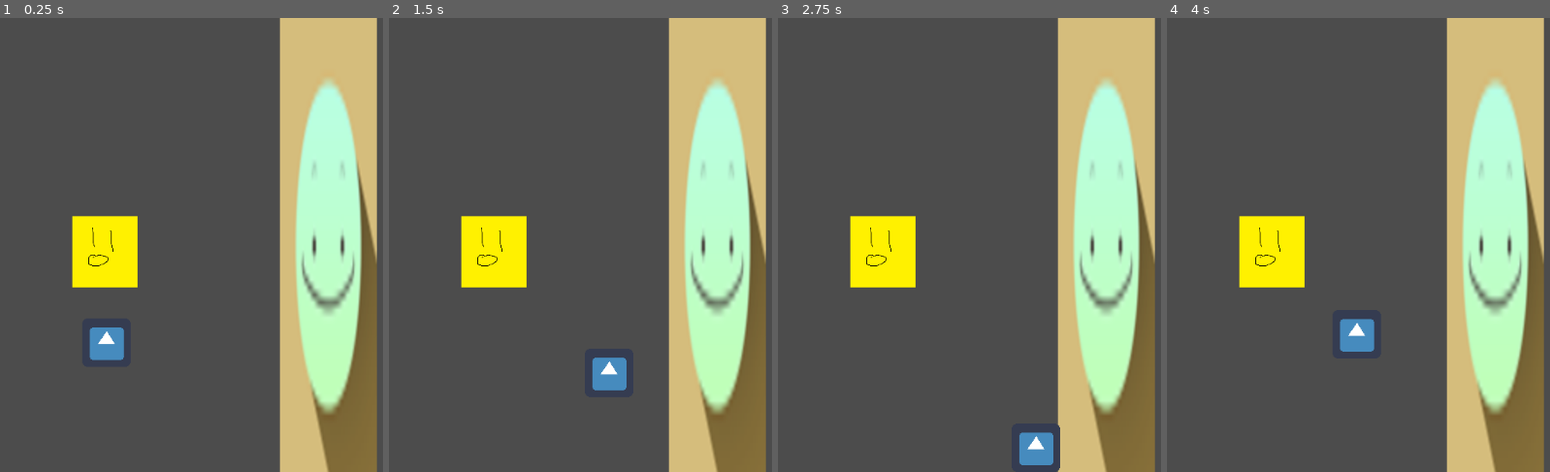
Above: before the commit, frames 1-4 (left to right).
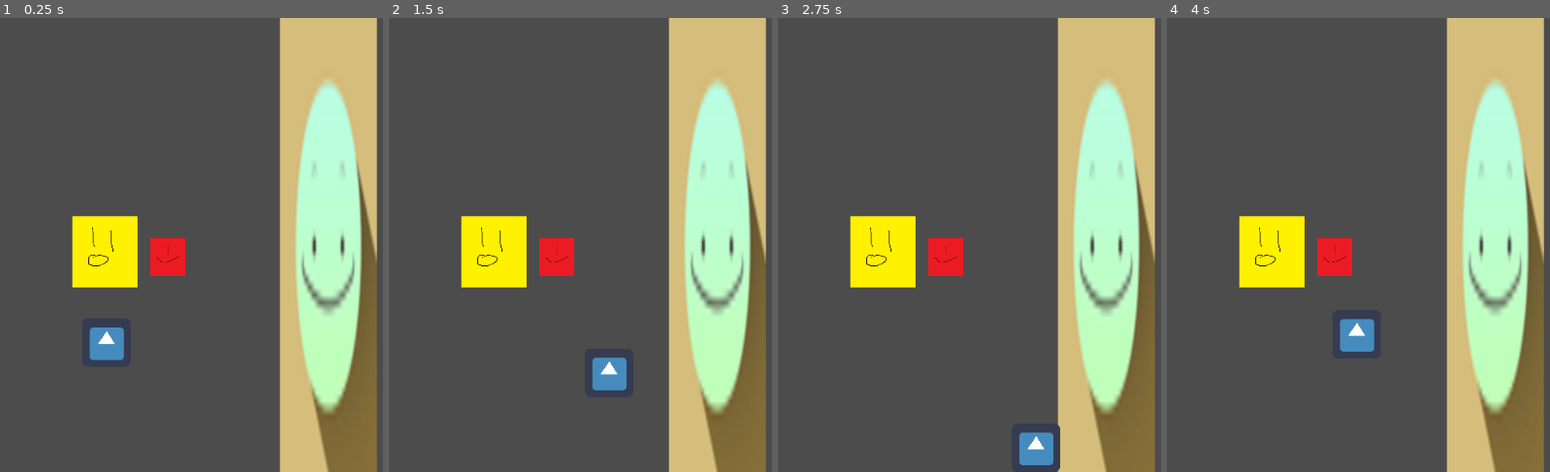
Above: after the commit, the same moments.

Repository: Lucianono/DinerWithMonster
Game: Godot game, scene res://on-site.tscn
The game is run twice, just before and just after one commit, with the same random seed, the same clock (stepped at 60 frames per second) and the same inputs. The engine's default icon, where the game draws it, is replaced by a stand-in: a white triangle on a blue panel in a dark square.
Inputs:
- Up to frame 1 (0.25 s): no input
- Up to frame 2 (1.5 s): tap Enter at 0.5 s; hold Right (ui_right) 0.53-1.28 s; hold Down (ui_down) from 1.28 s (still down)
- Up to frame 3 (2.75 s): release Down (ui_down) at 2.03 s; hold Right (ui_right) from 2.03 s (still down)
- Up to frame 4 (4 s): tap Space at 2.75 s; release Right (ui_right) at 2.78 s; hold Up (ui_up) 2.78-3.53 s; hold Left (ui_left) from 3.53 s (still down)

The runs differ from the first frame. In frame 1, 0.8% of the frame differs, in the area x 39-49%, y 48-57%; in frame 2, 0.8%; in frame 3, 0.8%; in frame 4, 0.8%.
Error after the commit: Attempt to call function 'connect' in base 'null instance' on a null instance. (res://on-site.gd:7)

Commit message:
signal and connect added (not working)
>:((((

Diff:
--- a/egg-coop.gd
+++ b/egg-coop.gd
@@ -1,5 +1,6 @@
 extends StaticBody2D
 
+signal coop_entered
 
 func _ready():
 	pass
@@ -7,4 +8,6 @@
 
 func _on_Area2D_area_entered(area):
 	if(area.get_name() == "caldo-area"):
+		emit_signal("coop_entered")
+
 		print(area.get_name())
--- /dev/null
+++ b/ingredient-entity.tscn
@@ -0,0 +1,15 @@
+[gd_scene load_steps=3 format=2]
+
+[ext_resource path="res://a2.png" type="Texture" id=1]
+
+[sub_resource type="RectangleShape2D" id=1]
+extents = Vector2( 23, 25 )
+
+[node name="ingredient-drop" type="Area2D"]
+
+[node name="Sprite" type="Sprite" parent="."]
+scale = Vector2( 0.152318, 0.152318 )
+texture = ExtResource( 1 )
+
+[node name="CollisionShape2D" type="CollisionShape2D" parent="."]
+shape = SubResource( 1 )
--- a/on-site.gd
+++ b/on-site.gd
@@ -1,5 +1,12 @@
 extends Node
 
+onready var ingr_ent = preload("res://ingredient-entity.tscn")
 
 func _ready():
-	pass
+	var ingr = ingr_ent.instance()
+	get_node("Node2D").connect("coop_entered",self,"on_coop_entered")
+	print("ready")
+	on_coop_entered()
+
+func on_coop_entered():
+	print("caldo_entered")
--- a/on-site.tscn
+++ b/on-site.tscn
@@ -1,9 +1,10 @@
-[gd_scene load_steps=5 format=2]
+[gd_scene load_steps=6 format=2]
 
 [ext_resource path="res://on-site.gd" type="Script" id=1]
 [ext_resource path="res://main-sprite.tscn" type="PackedScene" id=2]
 [ext_resource path="res://stall.tscn" type="PackedScene" id=3]
 [ext_resource path="res://egg-coop.tscn" type="PackedScene" id=4]
+[ext_resource path="res://ingredient-entity.tscn" type="PackedScene" id=5]
 
 [node name="Node2D" type="Node"]
 script = ExtResource( 1 )
@@ -17,3 +18,6 @@
 
 [node name="Stall-area" parent="." instance=ExtResource( 3 )]
 position = Vector2( 509, 301 )
+
+[node name="ingredient-drop" parent="." instance=ExtResource( 5 )]
+position = Vector2( 297, 316 )
